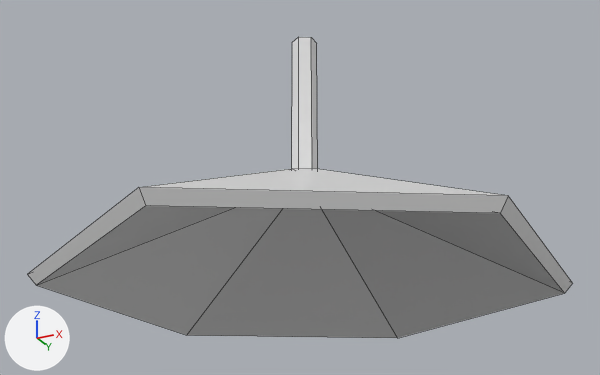
The Blender file Assets/Models/Lamp/Lamp.blend as it was, and as the next commit left it.
Both versions are drawn from a camera (50 mm lens) standing at (1.305, -2.65, -1.829) and looking at (-0.035, 0.029, -0.624). Lighting does not change. The marker at lower left points along +X, +Y and +Z. Mesh edges are drawn as thin lines.
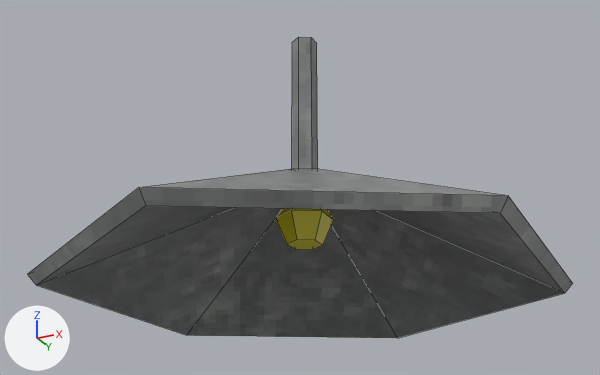
Where the change shows, as pixel boxes (x1, y1, x2, y2) in the pictures (600 x 375 px):
part 1 of me_cylinder, added (yellow)
    after: (276, 209, 334, 250)
part 2 of me_cylinder, recoloured
    both: (28, 37, 572, 338)

Edits to the bpy script that builds the scene:
```text
Add img_metal_png:
    img_metal_png = load_image('metal.png', 'metal.png', 128, 128, 'sRGB')
Add mat_metal:
    mat_metal = principled_material('Metal')
    mat_metal.texture = img_metal_png
    mat_metal.roughness = 0.4
Add mat_bulb:
    mat_bulb = principled_material('Bulb')
    mat_bulb.base_color = (0.8, 0.702, 0.0)  # yellow #e7da00
Change me_cylinder:
    used by ob_cylinder; location = (0.0, 0.0, 0.0)
    remove me_cylinder.from_pydata(...)  # 36 vertices, 32 faces; spans x -0.87..0.87, y -1.0..1.0, z -1.04..0.0
    add me_cylinder.from_pydata(...)  # 54 vertices, 46 faces; spans x -0.87..0.87, y -1.0..1.0, z -1.04..0.0
    me_cylinder part 1: a new loose piece of 18 vertices spanning x -0.1..0.1, y -0.11..0.11, z -0.87..-0.65, in mat_bulb (yellow #e7da00)
    me_cylinder part 2: 32 faces spanning x -0.87..0.87, y -1.0..1.0, z -1.04..0.0 switch from mat_material (white #e7e7e7) to mat_metal (picture img_metal_png)
    add me_cylinder.materials.append(mat_bulb)  # yellow #e7da00
```
